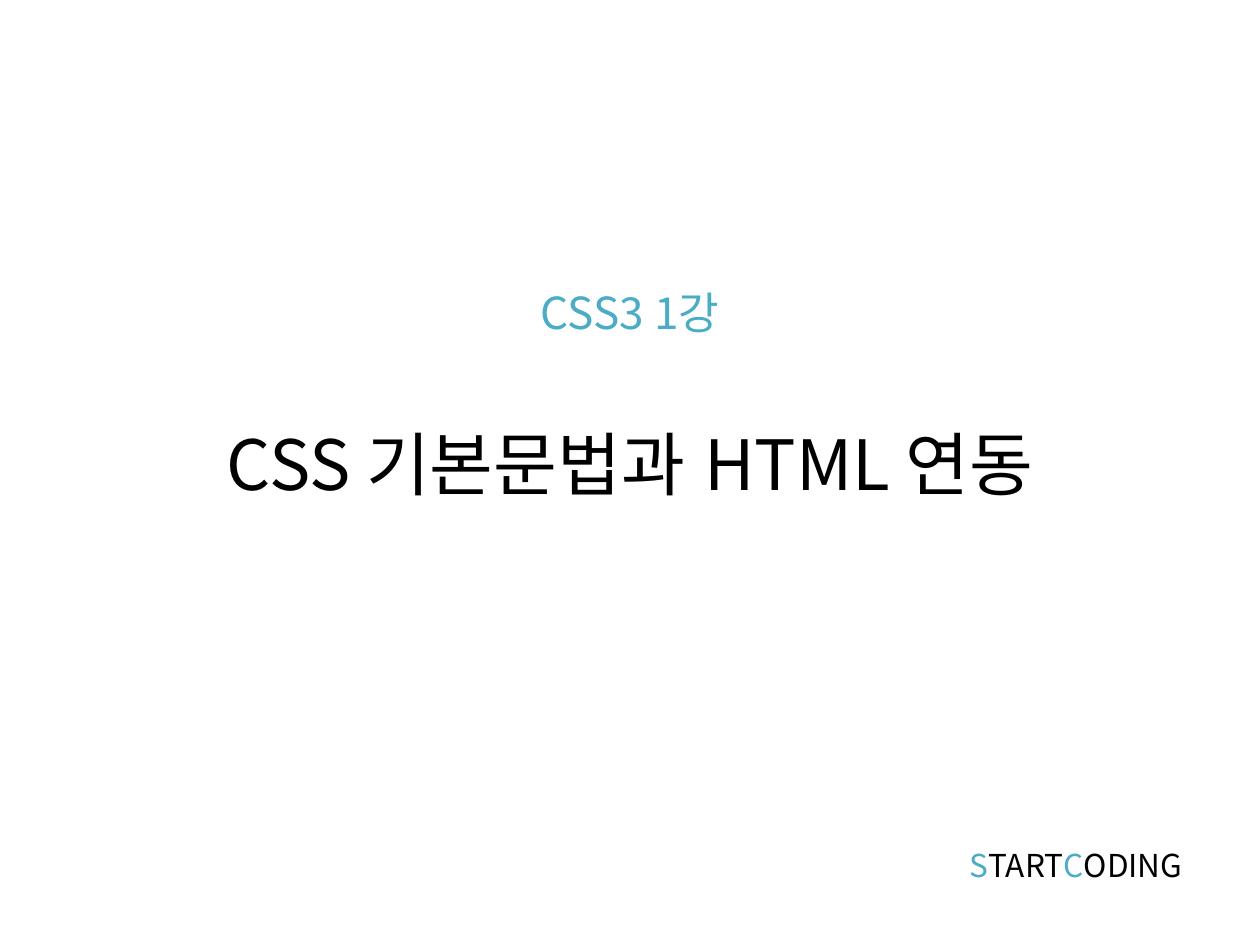
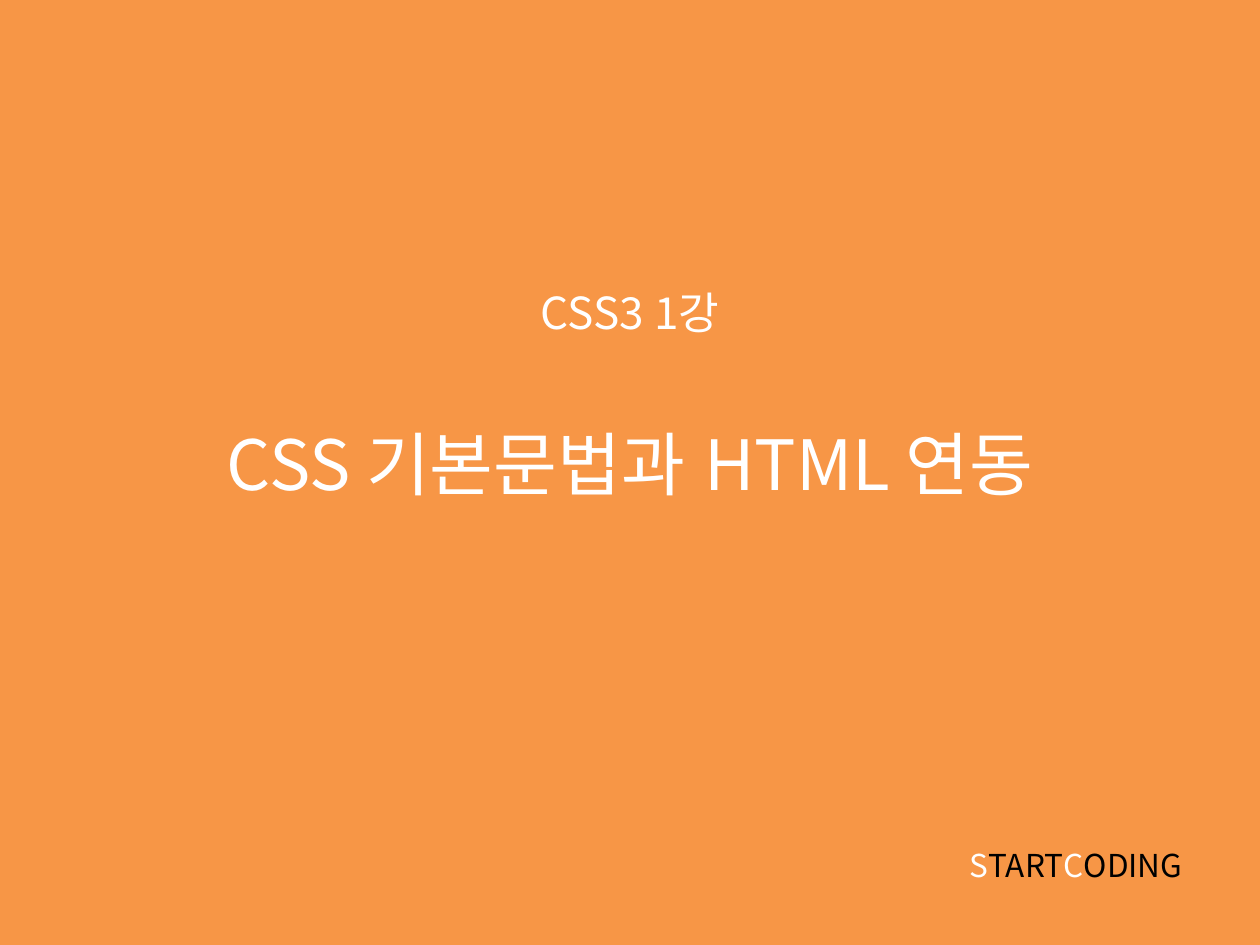
Before and after one commit to kwonkijun/web, a slide deck: slide 1 of 프론트엔드기초(PPT)/CSS3 1강_CSS 기본문법과 HTML 연동.pptx. Drawn at 1260x945 pixels with LibreOffice and Linux fonts; fonts in the diff are those of the drawing. Boxes give left, top, right and bottom in pixels: in the first picture for what was removed or moved away, otherwise in the second. Text is boxed around its words. In the diff, an @@ line names an element or a change of style, - is before the commit and + after.

```diff
--- a/프론트엔드기초(PPT)/CSS3 1강_CSS 기본문법과 HTML 연동.pptx
+++ b/프론트엔드기초(PPT)/CSS3 1강_CSS 기본문법과 HTML 연동.pptx
@@ background #FFFFFF to #F79646 @@
@@ title "CSS3 1강 CSS 기본문법과 HTML ..." at box(227, 292, 1034, 496): text colour #4BACC6 to #FFFFFF in "CSS3 1강"; text colour #000000 to #FFFFFF in "CSS 기본문법과 HTML 연동" @@
@@ text "STARTCODING" at box(970, 853, 1183, 878): text colour #4BACC6 to #FFFFFF in "STARTCODING" @@
```
Also in this commit, not shown: 8 other slides changed, 38 other files.
